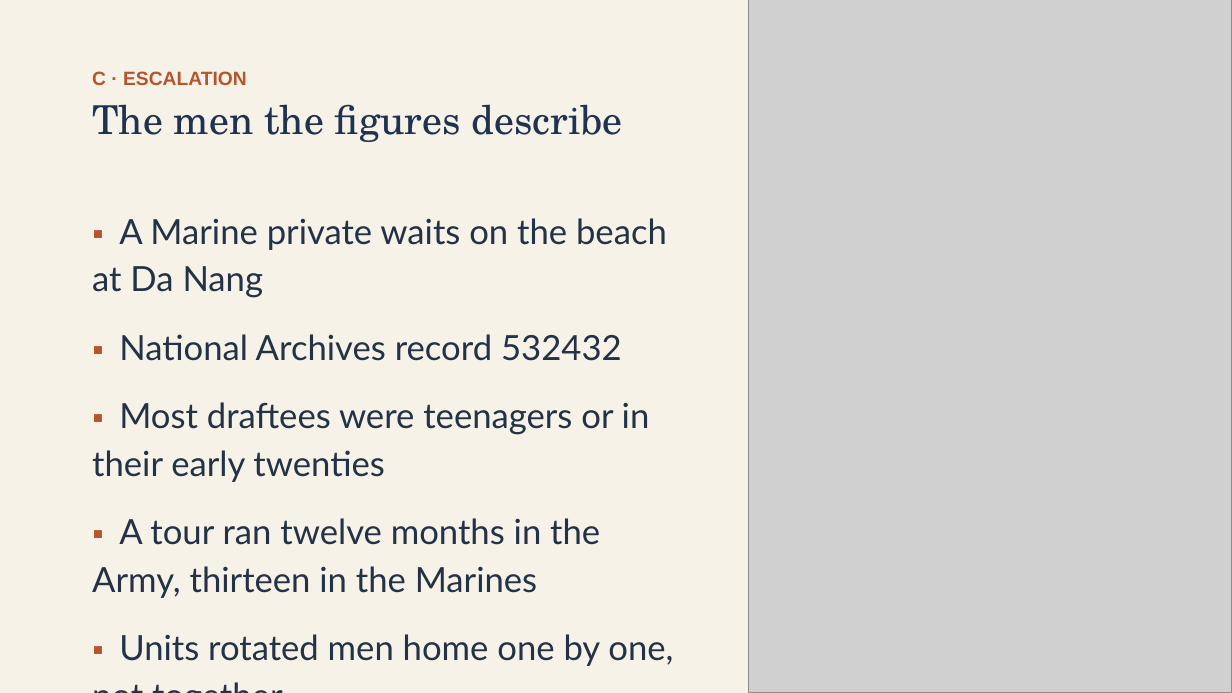
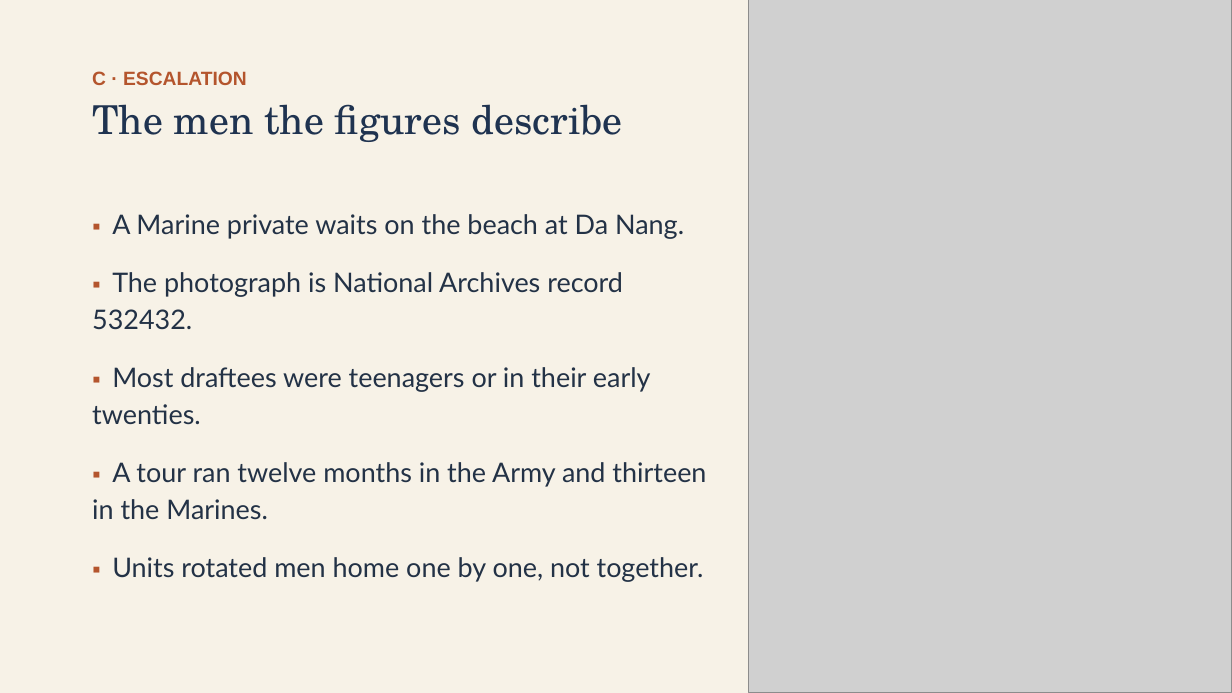
Before and after one commit to ab17gthb/humanities-curriculum-group, a slide deck: slide 12 of cold-war/lesson-06/lesson-06-slides.pptx. Drawn at 1232x693 pixels with LibreOffice and Linux fonts; fonts in the diff are those of the drawing; grey boxes stand for pictures. Boxes give left, top, right and bottom in pixels: in the first picture for what was removed or moved away, otherwise in the second. Text is boxed around its words. In the diff, an @@ line names an element or a change of style, - is before the commit and + after.

```diff
--- a/cold-war/lesson-06/lesson-06-slides.pptx
+++ b/cold-war/lesson-06/lesson-06-slides.pptx
@@ text at (92,214,706,582): text changed; size 27 to 21 pt @@
-▪ A Marine private waits on the beach at Da Nang
-▪ National Archives record 532432
-▪ Most draftees were teenagers or in their early twenties
-▪ A tour ran twelve months in the Army, thirteen in the Marines
-▪ Units rotated men home one by one, not together
+▪ A Marine private waits on the beach at Da Nang.
+▪ The photograph is National Archives record 532432.
+▪ Most draftees were teenagers or in their early twenties.
+▪ A tour ran twelve months in the Army and thirteen in the Marines.
+▪ Units rotated men home one by one, not together.
```
Also in this commit, not shown: 12 other slides changed, 6 other files.
